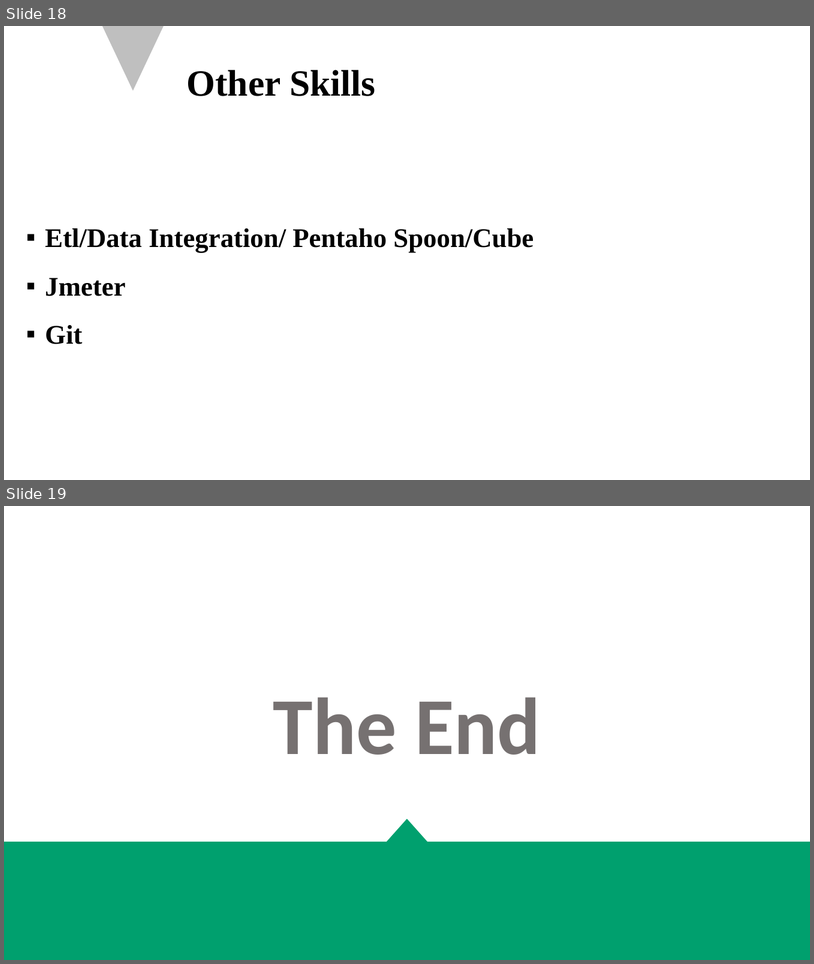
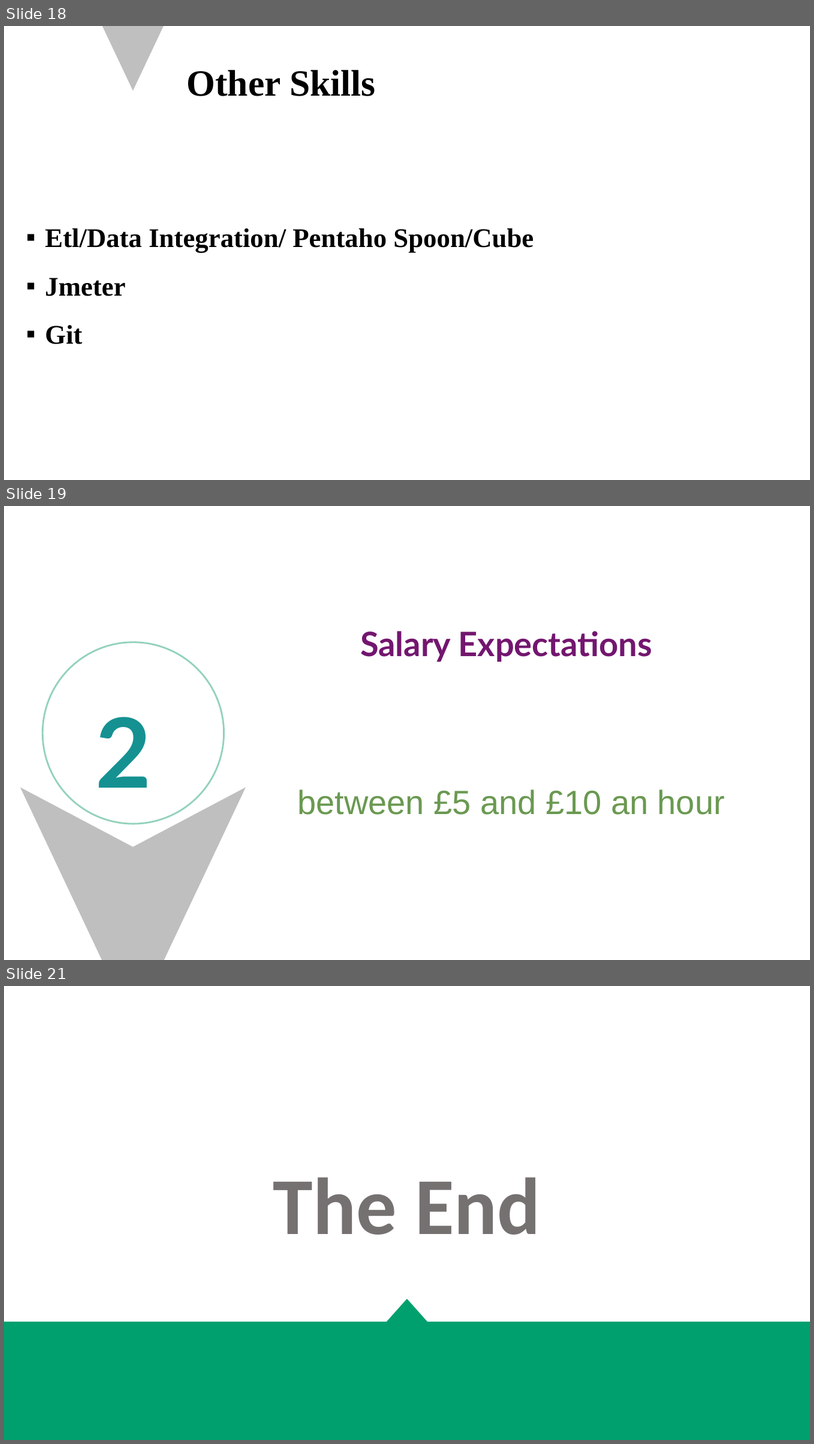
Before and after one commit to lamso1387/SRLCore, a slide deck: doc/Presentation Soheil Ramezanzadeh.pptx. Shown one above the other, each under a label of ours: slides 18 and 19 before the commit, slides 18, 19 and 21 after it; the slides between them are not shown. The pictures are 814x964 and 814x1444 pixels, drawn with LibreOffice and Linux fonts; fonts in the diff are those of the drawing. Boxes give left, top, right and bottom in pixels: in the first picture for what was removed or moved away, otherwise in the second. Text is boxed around its words. In the diff, an @@ line names an element or a change of style, - is before the commit and + after.

```diff
--- a/doc/Presentation Soheil Ramezanzadeh.pptx
+++ b/doc/Presentation Soheil Ramezanzadeh.pptx
@@ slide 19 added at box(4, 506, 810, 960), background #FFFFFF @@
@@ text added at box(360, 631, 653, 662), 40 pt, text #73166F, bold @@
+Salary Expectations
@@ ellipse added at box(43, 642, 224, 823), outline #93D2BA 2 pt @@
@@ text added at box(96, 717, 152, 787), 115 pt, text #159192, bold @@
+2
@@ freeform shape added at box(20, 787, 246, 960), fill #BFBFBF @@
@@ text added at box(297, 789, 725, 814), 40 pt, text #6A9951 @@
+between £5 and £10 an hour
@@ what was slide 19 is now slide 21 @@
```
Also in this commit, not shown: 1 other slide added.
